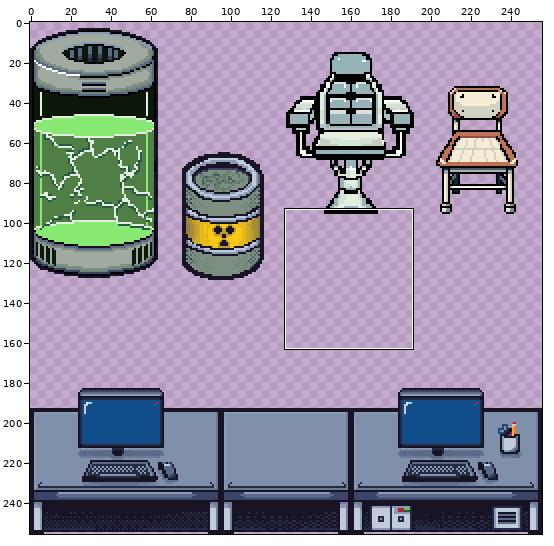
Edited in one commit: sprite sheet (assets/sprites/tilesets/foreground.png). The first picture is a wide view before the edit; the outline marks the close-up.
Close-up. Earlier state:
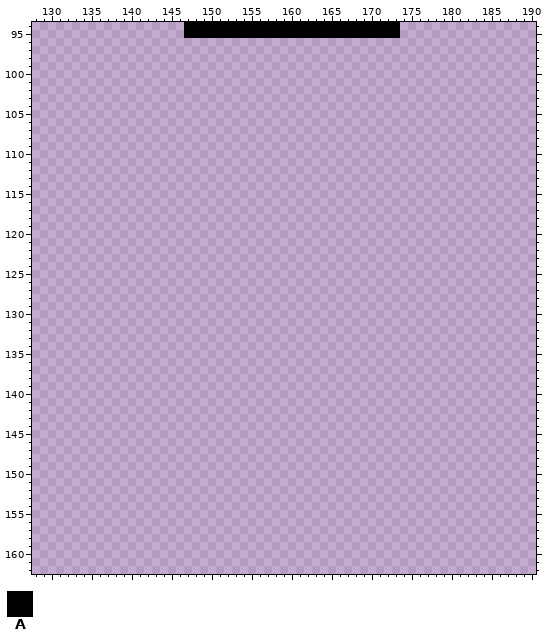
The file is 256x256 pixels. Colours within 5 levels of each other are drawn and written as one. Shown: x 128..190, y 94..162. The commit also changed other parts of the picture, which this record leaves out.
Palette (. is transparent): A #000000
Pixels before (only the part around the change), first column x 128:
 94 ...................AAAAAAAAAAAAAAAAAAAAAAAAAAA.................
 95 ...................AAAAAAAAAAAAAAAAAAAAAAAAAAA.................
 96 ...............................................................
 97 ...............................................................
 98 ...............................................................
 99 ...............................................................
100 ...............................................................
101 ...............................................................
102 ...............................................................
103 ...............................................................
104 ...............................................................
105 ...............................................................
106 ...............................................................
107 ...............................................................
108 ...............................................................
109 ...............................................................
110 ...............................................................
111 ...............................................................
112 ...............................................................
113 ...............................................................
114 ...............................................................
115 ...............................................................
116 ...............................................................
117 ...............................................................
118 ...............................................................
119 ...............................................................
120 ...............................................................
121 ...............................................................
122 ...............................................................
123 ...............................................................
124 ...............................................................
125 ...............................................................
126 ...............................................................
127 ...............................................................
128 ...............................................................
129 ...............................................................
130 ...............................................................
131 ...............................................................
132 ...............................................................
133 ...............................................................
134 ...............................................................
135 ...............................................................
136 ...............................................................
137 ...............................................................
138 ...............................................................
139 ...............................................................
140 ...............................................................
141 ...............................................................
142 ...............................................................
143 ...............................................................
144 ...............................................................
145 ...............................................................
146 ...............................................................
147 ...............................................................
148 ...............................................................
149 ...............................................................
150 ...............................................................
151 ...............................................................
152 ...............................................................
153 ...............................................................
154 ...............................................................
155 ...............................................................
156 ...............................................................
157 ...............................................................
158 ...............................................................
159 ...............................................................
160 ...............................................................
161 ...............................................................
162 ...............................................................
The result:
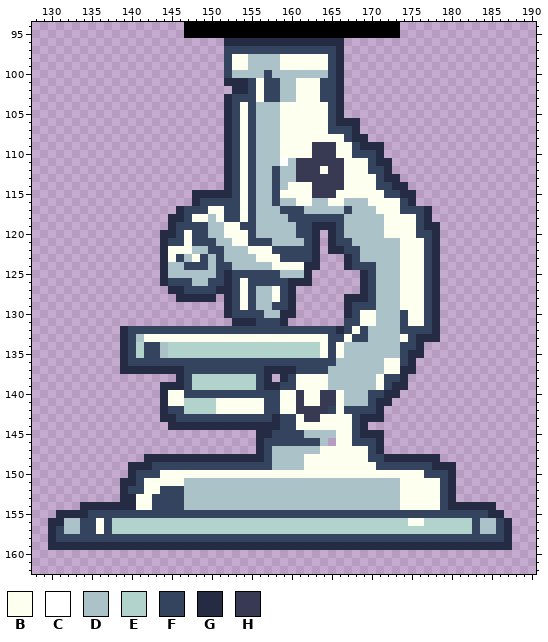
Colours new in this view: B #fdffef  C #ffffff  D #abc2c8  E #b1d3cb  F #34445e  G #262b44  H #383a53
What changed:
Changed rows in their new state; - is an unchanged pixel.
first column x 130:
 96 ----------------------GGGGGGGGGGGGGGG---------------------
 97 ----------------------FFFFFFFFFFFFFFG---------------------
 98 ----------------------FBBDDDDBBBBBBFG---------------------
 99 ----------------------FBBDDDDBBBBBBFG---------------------
100 ----------------------FDDDDFDDDDDDDFG---------------------
101 ----------------------GGGFBFFDDBBBFFG---------------------
102 -----------------------GGFBFFDDBBBFFG---------------------
103 ----------------------GFFFBFFDDBBBFFG---------------------
104 ----------------------GFBFDDDBBBBBBFG---------------------
105 ----------------------GFBFDDDBBBBBBFG---------------------
106 ----------------------GFBFDDDBBBBBBFGGG-------------------
107 ----------------------GFBFDDDBBBBBBFFFG-------------------
108 ----------------------GFBFDDDBBBBBBBBFGG------------------
109 ----------------------GFBFDDDBBBBHHHBBFGGG----------------
110 ----------------------GFBFDDDBBBBHHHBBFFFG----------------
111 ----------------------GFBFDDDCDHHHHHHBBBFGG---------------
112 ----------------------GFBFDDFDDHHHBHHBBBFFG---------------
113 ----------------------GFBFDDFDDHHHHHHBBBBFGG--------------
114 ----------------------GFBFDDFDBBBHHHHBBBBFFGG-------------
115 ------------------GGGGGFBFDDFBBBBHHHBBBBBBFFGG------------
116 ------------------GFFFFFBFDDFDDBBDDBBDDDBBBBFG------------
117 ----------------GFFFBBFFBFDDDFFFDDDDDFDDDBBBFFFG----------
118 ---------------GGFBBDBFFBFDDDDFFFFFFFDDDDDBBBBFG----------
119 ---------------GFFFFDDBBFFDDDDDFFGGGFDDDDDBBBBFGG---------
120 --------------GGFBFFDDBBBFDDDDDFFG-GFDDDDDBBBBFFG---------
121 --------------GFFBFFFDDBBFFFDDDDFG-GFFDDDDDDBBBFG---------
122 --------------GBBBDDFFDDDBBBFFFFFG-GGFFDDDDDBBBFG---------
123 --------------GBFDBFDFDDDDBBBFFFFG---GFDDDDDBBBFG---------
124 --------------GDDFFFDFFDDDDDBBBBGG---GFFFDDDBBBFG---------
125 --------------GDDDDDDFGFFFFFFDDDG------GFDDDBBBFG---------
126 --------------GFFFDDFFGFBFFFFFGGG------GFDDDBBBFG---------
127 ---------------GGFFFFGGFBFDDBFG--------GFDDDBBBFG---------
128 ----------------GGGGG-GFBFDDBFG------GGGFDDDBBBFG---------
129 ----------------------GFBFDDFFG------GFFFDDDBBBFG---------
130 ----------------------GFFFFDDGG------GFBBDDDFBBFG---------
131 -----------------------GGGFFFG-------FFBBDDDFBBFG---------
132 ---------GFFFFFFFFFFFFFFFFFFFFFFFFFFGFBFDDDDFFFFG---------
133 ---------GFDBBBBBBBBBBBBBBBBBBBBBBBFFBFFDDDDBFGGG---------
134 ---------GFEFFDEEEEEEEEEEEEEEEEEEEBFBDDDDDDDFFG-----------
135 ---------GFEFFDEEEEEEEEEEEEEEEEEEEBFBDDDDDDDFGG-----------
136 ---------GFFFFFFFFFFFFFFFFFFFFFFFFFFDDDDDDBBFG------------
137 ---------GGGGGGGGFFFFFFFFFFGGGGFFFFDDDDDDDBBGG------------
138 ----------------GFEEEEEEEEFG-GFBBBBDDDDDDBFFG-------------
139 --------------GGGFEEEEEEEEFGGFFBBBBDDDDDDBFGG-------------
140 --------------GBBFFFFFFFFFFFFBBHBBHHBDDDFFGG--------------
141 --------------GBBEEEEBBBBBBFFBBHBBHHBDDDFGG---------------
142 --------------GFFEEEEBBBBBBFFBBHHHHFBFFFFG----------------
143 --------------GGFFFFFFFFFFFFGFFBHHBBBBFGGG----------------
144 ---------------GGGGGGGGGGGGGGFFBBBBBBBFG------------------
145 --------------------------GGFFFFDDDDBBFGGG----------------
146 --------------------------GFFFFFFFD-BBFFFG----------------
147 --------------------------GFDDDDDDBBBBBBFG----------------
148 ------------GGGGGGGGGGGGGGGFDDDDBBBBBBBBFFGGGGGGG---------
149 ----------GGGFFFFFFFFFFFFFFFDDDDBBBBBBBBBFFFFFFFGGG-------
150 ----------GFFFBBBBBBBBBBBBBBBBBBBBBBBBBBBBBBBBBFFFG-------
151 ---------GGFBBBBBDDDDDDDDDDDDDDDDDDDDDDDDDDDBBBBBFG-------
152 ---------GFFBBFFFDDDDDDDDDDDDDDDDDDDDDDDDDDDBBBBBFG-------
153 ---------GGBBFFFFDDDDDDDDDDDDDDDDDDDDDDDDDDDBBBBBFG-------
154 ----GGGGGGGBBFFFFDDDDDDDDDDDDDDDDDDDDDDDDDDDBBBBBFGGGGGG--
155 -GGGGFFFFFFFFFFFFFFFFFFFFFFFFFFFFFFFFFFFFFFFFFFFFFFFFFFGG-
156 GGDDFFBFEEEEEEEEEEEEEEEEEEEEEEEEEEEEEEEEEEEEEBBEEEEEEFDDFG
157 GFDDFFBFEEEEEEEEEEEEEEEEEEEEEEEEEEEEEEEEEEEEEEEEEEEEEFDDFG
158 GFFFFFFFFFFFFFFFFFFFFFFFFFFFFFFFFFFFFFFFFFFFFFFFFFFFFFFFFG
159 GGGGGGGGGGGGGGGGGGGGGGGGGGGGGGGGGGGGGGGGGGGGGGGGGGGGGGGGGG
